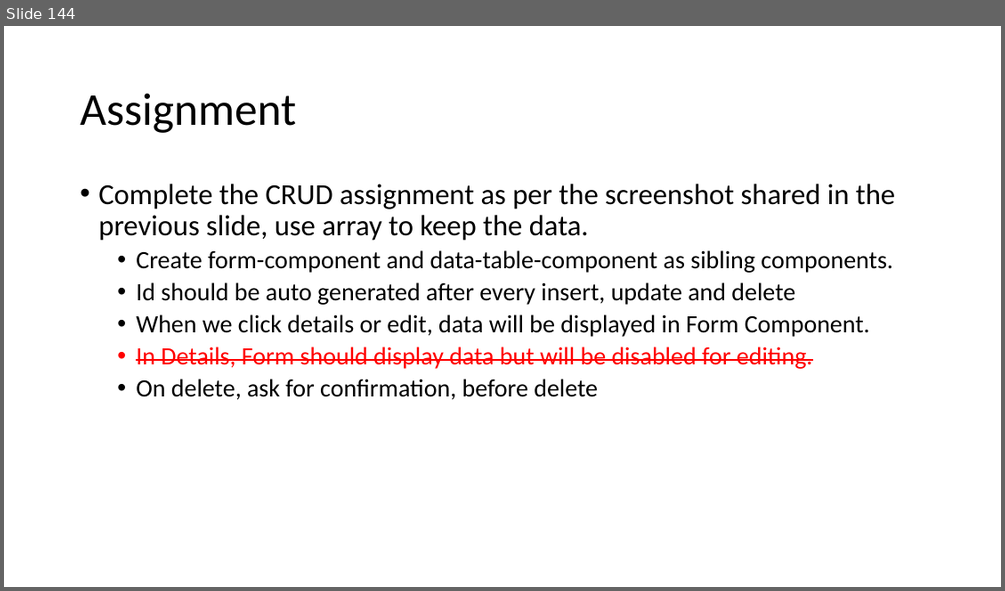
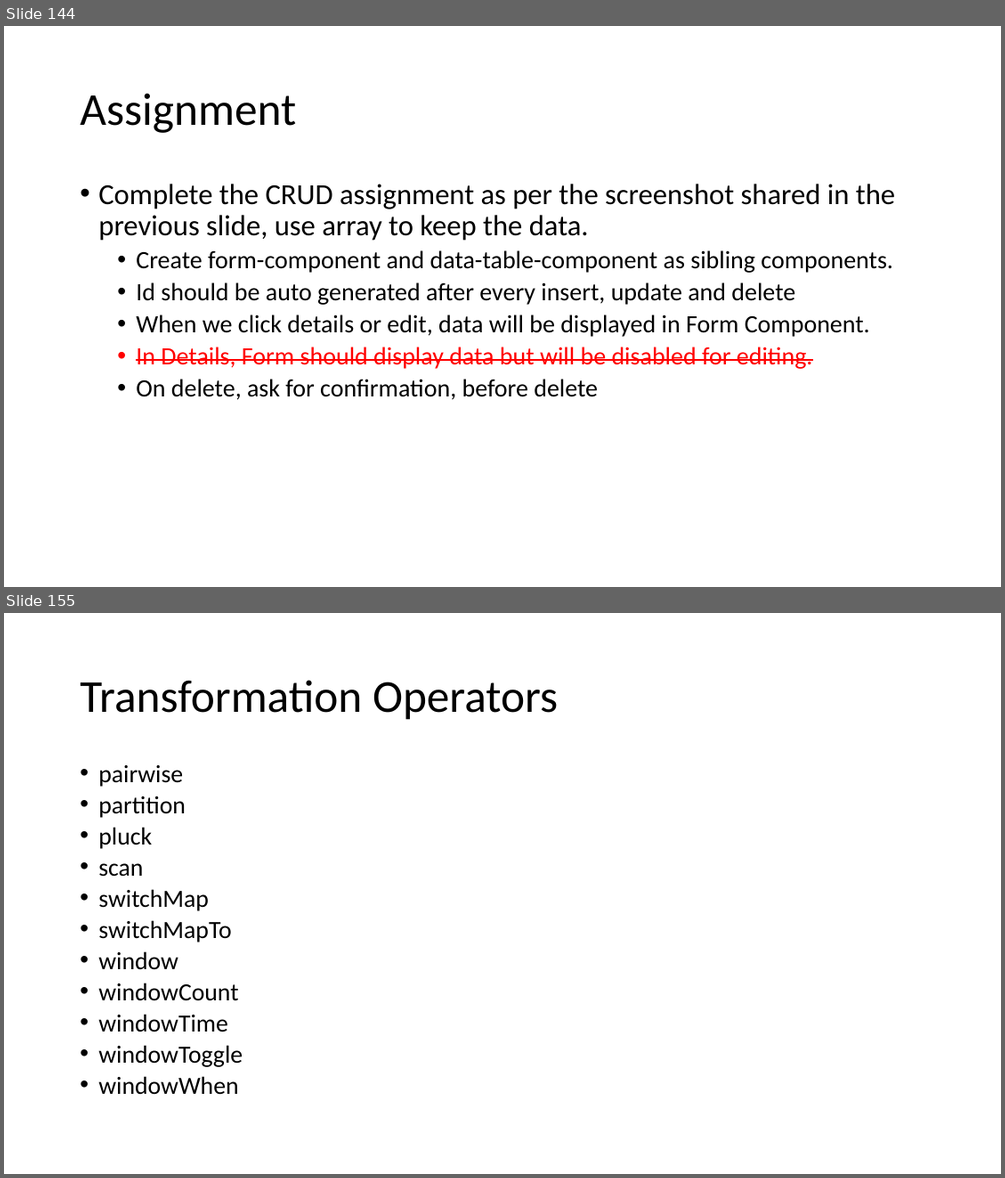
Before and after one commit to explore-with-manish/BFL_Byte_Jul23, a slide deck: Ng-Byte.pptx. Shown one above the other, each under a label of ours: slide 144 before the commit, slides 144 and 155 after it; the slides between them are not shown. The pictures are 1005x591 and 1005x1178 pixels, drawn with LibreOffice and Linux fonts; fonts in the diff are those of the drawing. Boxes give left, top, right and bottom in pixels: in the first picture for what was removed or moved away, otherwise in the second. Text is boxed around its words. In the diff, an @@ line names an element or a change of style, - is before the commit and + after.

```diff
--- a/Ng-Byte.pptx
+++ b/Ng-Byte.pptx
@@ slide 155 added at box(4, 613, 1001, 1174), background #FFFFFF @@
@@ title added at box(80, 680, 558, 720), 44 pt, text #000000 @@
+Transformation Operators
@@ text added at box(98, 765, 243, 1094), 23.8 pt, text #000000 @@
+• pairwise
+• partition
+• pluck
+• scan
+• switchMap
+• switchMapTo
+• window
+• windowCount
+• windowTime
+• windowToggle
+• windowWhen
```
Also in this commit, not shown: 28 other slides added.
